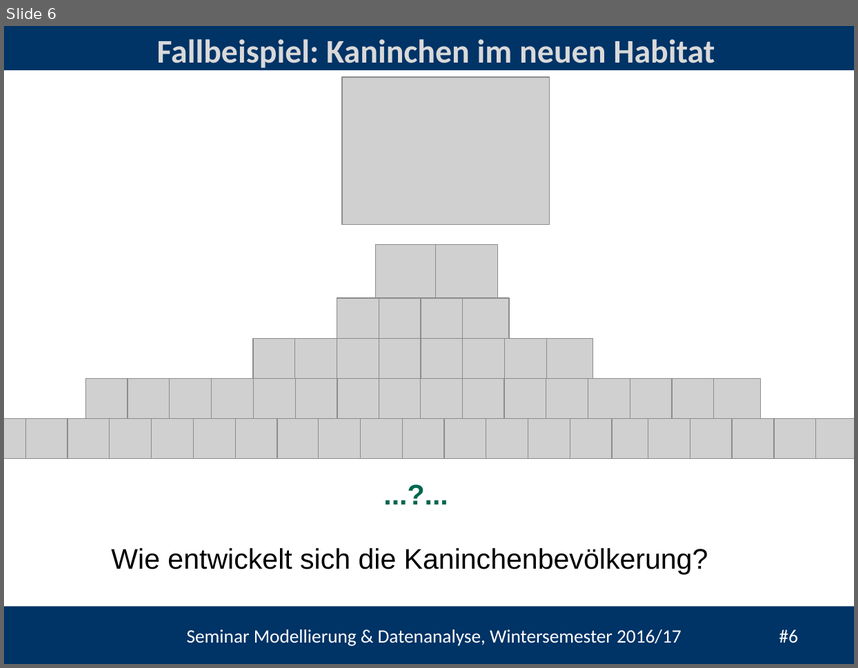
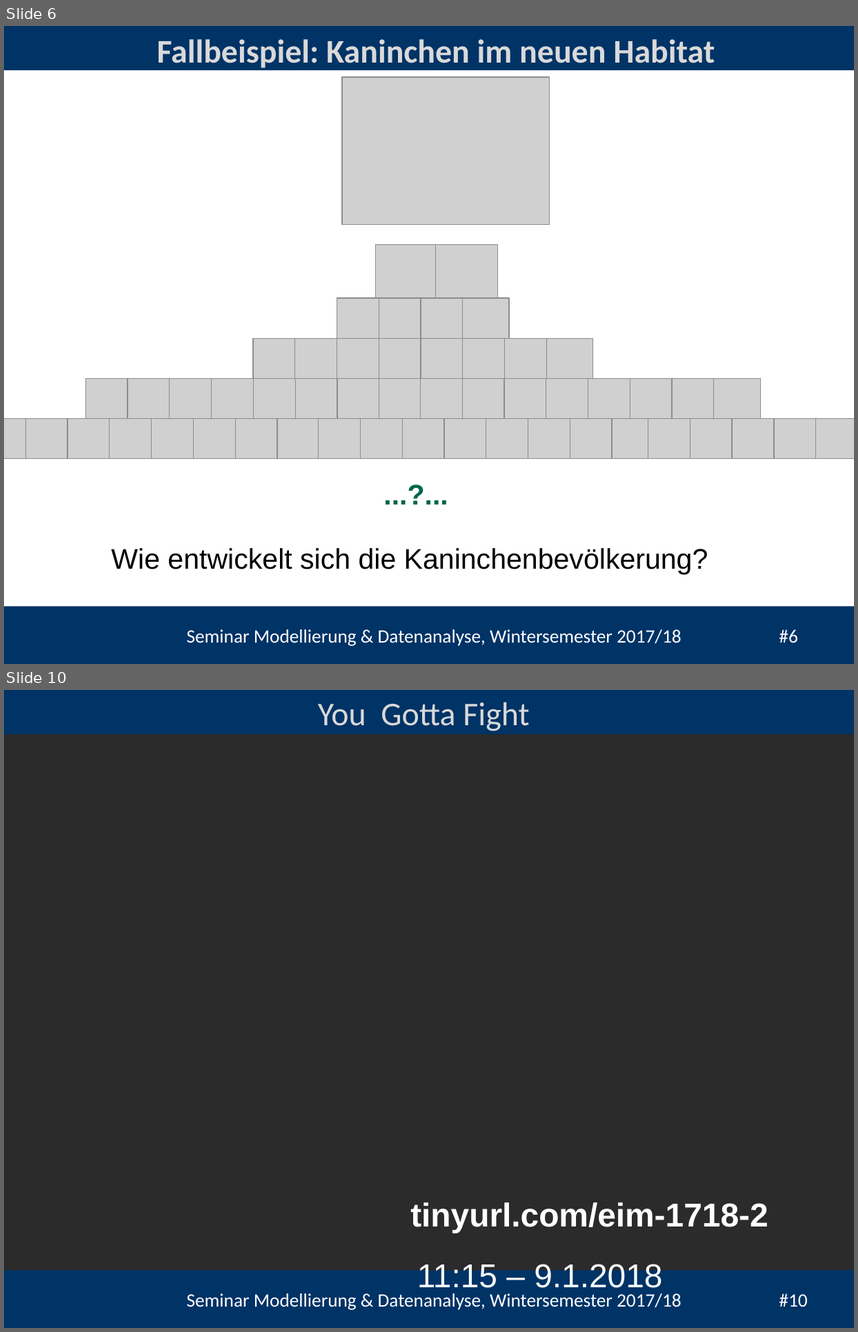
Before and after one commit to heistermann/Einf_Modellierung, a slide deck: Termin_2/folien/Termin_2_Populationsmodelle.pptx. Shown one above the other, each under a label of ours: slide 6 before the commit, slides 6 and 10 after it; the slides between them are not shown. The pictures are 858x668 and 858x1332 pixels, drawn with LibreOffice and Linux fonts; fonts in the diff are those of the drawing; grey boxes stand for pictures; background and template pictures are left out; a plain dark background stands for a picture behind light text. Boxes give left, top, right and bottom in pixels: in the first picture for what was removed or moved away, otherwise in the second. Text is boxed around its words. In the diff, an @@ line names an element or a change of style, - is before the commit and + after.

```diff
--- a/Termin_2/folien/Termin_2_Populationsmodelle.pptx
+++ b/Termin_2/folien/Termin_2_Populationsmodelle.pptx
@@ slide 10 added at (4, 690, 854, 1328), background picture (left out); not listed: 3 template elements that a slide beside it also shows @@
@@ text added at (318, 702, 529, 731), 28 pt, text #D9D9D9 @@
+You Gotta Fight
@@ text added at (410, 1202, 769, 1233), 28 pt, text #FFFFFF, bold @@
+tinyurl.com/eim-1718-2
@@ text added at (417, 1261, 662, 1288), 28 pt, text #FFFFFF @@
+11:15 – 9.1.2018
@@ text at (187, 629, 797, 646): text changed @@
-Seminar Modellierung & Datenanalyse, Wintersemester 2016/17 #6
+Seminar Modellierung & Datenanalyse, Wintersemester 2017/18 #6
```
Also in this commit, not shown: 6 slides changed, 4 other files.
